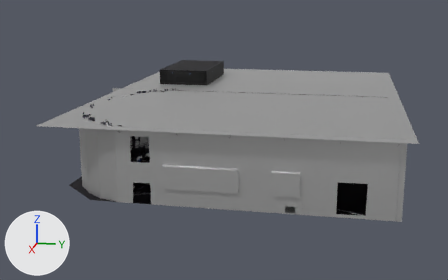
The FBX model Assets/models/arcade_antman.fbx: old version first, new version second.
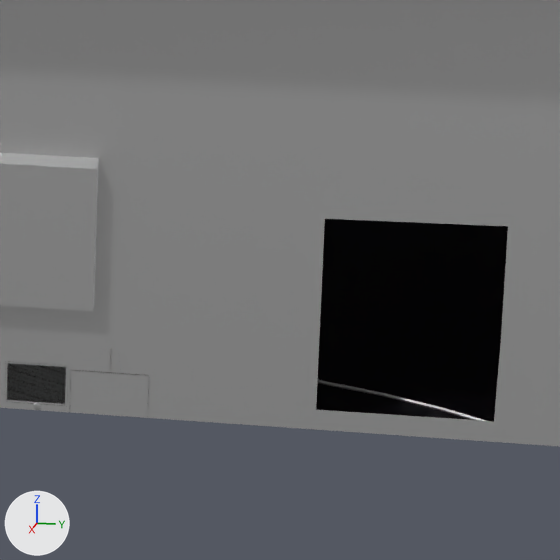
The first picture shows the older version from a 50 mm lens placed at (0.827, 0.121, 0.258), pointed at (-0.126, -0.07, 0.019). The close-ups show the older and then the newer version on the part from 63% to 84% of the width and 52% to 85% of the height of that picture. Only the edits that show in the close-ups are written down. The axes (+X, +Y, +Z) are drawn at lower left. The lights are the same throughout. Where no turn or scale is listed for an object, it has been applied to the vertices.

Objects in the first close-up: 'arcade_antman2_hanklab_a01_obj_02', 'arcade_antman2_hanklab_a01_ter_01', 'arcade_antman2_hanklab_a01_wall_01' and 1 more.
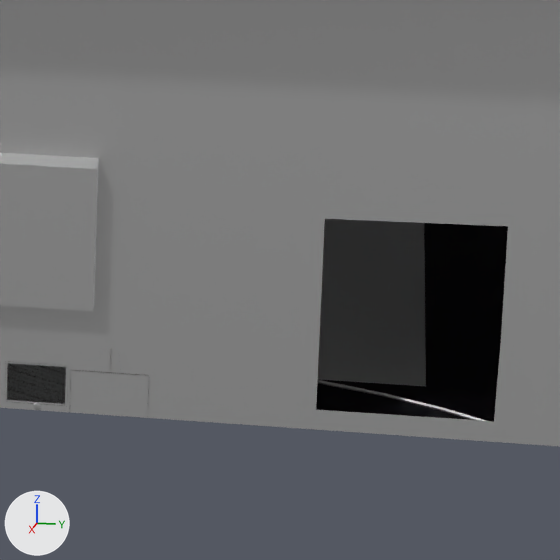
What differs and where, as boxes (x1, y1, x2, y2) in the close-ups (560 x 560 px):
'arcade_antman2_hanklab_a01_navi_02', added
    after: (318, 219, 426, 387)

Edits to the bpy script that builds the scene:
```text
Add mat_default_diffuse:
    mat_default_diffuse = principled_material('Default-Diffuse')
    mat_default_diffuse.base_color = (1.0, 1.0, 1.0)  # white #ffffff
    mat_default_diffuse.metallic = 1.0
    mat_default_diffuse.roughness = 0.553
Add me_arcade_antman2_hanklab_a01_navi_02:
    me_arcade_antman2_hanklab_a01_navi_02.from_pydata([(-0.11, 0.135, 0.0), (0.089, 0.114, 0.0), (-0.089, 0.114, 0.0), (0.11, 0.135, 0.0), (-0.11, -0.135, 0.0), (-0.089, -0.114, 0.0), (0.11, -0.135, 0.0), (0.089, -0.114, 0.0)], [], [(2, 1, 0), (3, 0, 1), (0, 4, 2), (5, 2, 4), (4, 6, 5), (7, 5, 6), (6, 3, 7), (1, 7, 3)])
    me_arcade_antman2_hanklab_a01_navi_02.materials.append(mat_default_diffuse)  # white #ffffff
Add ob_arcade_antman2_hanklab_a01_navi_02:
    ob_arcade_antman2_hanklab_a01_navi_02 = bpy.data.objects.new('arcade_antman2_hanklab_a01_navi_02', me_arcade_antman2_hanklab_a01_navi_02)
    ob_arcade_antman2_hanklab_a01_navi_02.location = (0.0, 0.0, 0.0001)
```
